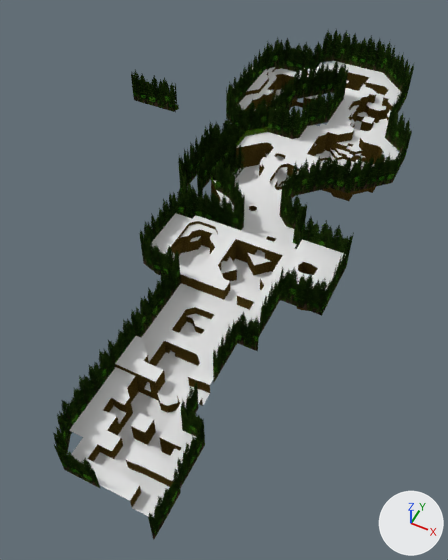
Two versions of the Blender file Blends/level-6.blend, one commit apart.
One viewpoint serves both versions: a 50 mm camera at (145.0, -325.0, 248.0) aimed at (38.0, -112.0, -18.0). Every picture has the same lights, and +X, +Y and +Z are marked at lower right. The older version comes first.

The older version as bpy lines, for what is in view:
```python
me_level_6 = bpy.data.meshes.new('level-6')
me_level_6.from_pydata(...)  # 5262 vertices, 5390 faces; spans x -28.0..105.0, y -256.0..98.0, z -12.0..30.0
me_level_6.polygons.foreach_set('use_smooth', [True] * 5390)
# faces by material slot: [2576, 2814]
me_level_6.materials.append(mat_terrain)  # its picture is missing
me_level_6.materials.append(mat_dirt_wall)  # picture img_dirt_wall_png
me_level_6_tree_wall = bpy.data.meshes.new('level-6-tree-wall')
me_level_6_tree_wall.from_pydata(...)  # 178 vertices, 69 faces; spans x -90.0..105.0, y -262.0..98.0, z -6.0..48.0
me_level_6_tree_wall.polygons.foreach_set('use_smooth', [True] * 69)
# faces by material slot: [2, 63, 4]
me_level_6_tree_wall.materials.append(mat_tree_wall)
me_level_6_tree_wall.materials.append(mat_tree_wall_solid)
me_level_6_tree_wall.materials.append(mat_blackberry_wall)
# before: 156 (74.0, -192.0, 11.0) at pixel (213, 383), 157 (74.0, -192.0, 37.0) at pixel (212, 349), 164 (32.0, -242.0, 11.0) at pixel (70, 434), 165 (32.0, -242.0, 37.0), 170 (84.0, -242.0, 33.0) at pixel (177, 463)
# before: 171 (84.0, -242.0, 8.0) at pixel (180, 492), 172 (39.0, -256.0, 11.0) at pixel (64, 469), 173 (39.0, -256.0, 37.0), 174 (84.0, -262.0, 8.0) at pixel (153, 540), 175 (84.0, -262.0, 33.0) at pixel (147, 514)
# before: 176 (56.0, -256.0, 11.0) at pixel (100, 488), 177 (56.0, -256.0, 37.0)
ob_level_6 = bpy.data.objects.new('level-6', me_level_6)
ob_level_6.location = (0.0, 0.0, 0.0)
_m = ob_level_6.modifiers.new('EdgeSplit', 'EDGE_SPLIT')
_m.use_edge_angle = False
ob_level_6_tree_wall = bpy.data.objects.new('level-6-tree-wall', me_level_6_tree_wall)
ob_level_6_tree_wall.location = (0.0, 0.0, 0.0)
```
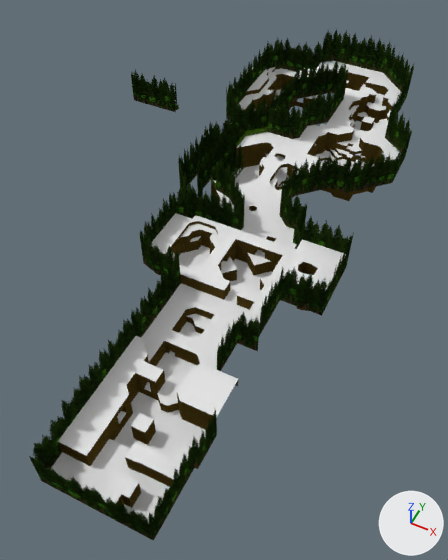
Commit message: working on level 6

Changed parts and their boxes (x1, y1, x2, y2) in the pictures (448 x 560 px; the box of a moved part takes in the faces that stretch with it):
'level-6', reshaped
    before: (69, 61, 402, 517)
    after: (52, 61, 402, 523)
'level-6-tree-wall', reshaped (7% wider)
    before: (53, 28, 414, 540)
    after: (29, 28, 414, 541)
part 1 of me_level_6, built on
    before: (69, 367, 213, 501)
    after: (52, 364, 238, 523)
part 2 of me_level_6, surface changed
    both: (74, 346, 218, 517)
part 3 of me_level_6, recoloured
    before: (176, 404, 186, 478)
    after: (172, 401, 187, 482)
part 4 of me_level_6, recoloured
    before: (115, 364, 122, 370)
    after: (111, 364, 187, 445)
part 5 of me_level_6_tree_wall, deleted
    before: (177, 381, 205, 488)
part 6 of me_level_6_tree_wall, moved or reshaped
    before: (53, 411, 101, 489)
    after: (29, 408, 217, 541)

Diff of the bpy script that builds the scene:
```diff
--- a/Blends/level-6.blend.py
+++ b/Blends/level-6.blend.py
@@ me_level_6 @@
 # used by ob_level_6; location = (0.0, 0.0, 0.0)
-me_level_6.from_pydata(...)  # 5262 vertices, 5390 faces; spans x -28.0..105.0, y -256.0..98.0, z -12.0..30.0
+me_level_6.from_pydata(...)  # 5444 vertices, 5564 faces; spans x -28.0..105.0, y -262.0..98.0, z -12.0..30.0
+# me_level_6 part 1: 53 vertices moved from x 32.0..84.0, y -252.0..-192.0, z 8.0..14.0 to x 32.0..84.0, y -256.0..-189.0, z 2.0..17.0; 80 vertices removed from x 32.0..84.0, y -256.0..-192.0, z 8.0..14.0; 262 vertices added at x 32.0..84.0, y -262.0..-189.0, z 2.0..17.0
+# me_level_6 part 2: 5245 kept faces spanning x -28.0..105.0, y -256.0..98.0, z -12.0..30.0 get new texture (UV) coordinates
+# me_level_6 part 3: 3 faces spanning x 66.0..84.0, y -242.0..-210.0, z 14.0..17.0 switch from mat_terrain (its picture is missing) to mat_dirt_wall (picture img_dirt_wall_png)
+# me_level_6 part 4: 3 faces spanning x 32.0..73.0, y -220.0..-206.0, z 2.0..17.0 switch from mat_dirt_wall (picture img_dirt_wall_png) to mat_terrain (its picture is missing)
@@ me_level_6_tree_wall @@
 # used by ob_level_6_tree_wall; location = (0.0, 0.0, 0.0)
 # verts and faces of me_level_6_tree_wall; kept vertices keep their numbers, new ones are numbered from 178
-me_level_6_tree_wall.from_pydata(...)  # 178 vertices, 69 faces; spans x -90.0..105.0, y -262.0..98.0, z -6.0..48.0
+me_level_6_tree_wall.from_pydata(...)  # 174 vertices, 67 faces; spans x -90.0..105.0, y -262.0..98.0, z -6.0..48.0
+# me_level_6_tree_wall part 5: the loose piece of 8 vertices spanning x 74.0..84.0, y -242.0..-206.0, z 11.0..37.0 is deleted
+# me_level_6_tree_wall part 6
+delete_vertices([172, 173, 176, 177])  # with the faces that use them
+verts[156] = (74.0, -189.0, 11.0)  # moved
+verts[157] = (74.0, -189.0, 37.0)  # moved, pixel (216, 343)
+verts[170] = (84.0, -228.0, 33.0)  # moved
+verts[171] = (84.0, -228.0, 8.0)  # moved, pixel (197, 462)
+verts[178] = (84.0, -210.0, 2.0)  # pixel (216, 435)
+verts[179] = (32.0, -242.0, 8.0)
+verts[180] = (84.0, -228.0, 2.0)  # pixel (197, 469)
+verts[181] = (32.0, -262.0, 8.0)  # pixel (41, 481)
+for new, old in zip([*range(182, 186)], [*range(178, 182)]): verts[new] = verts[old] + (0.0, 0.0, 25.0)
+faces += [(178, 180, 184, 182), (179, 183, 185, 181), (174, 181, 185, 175)]  # mat_tree_wall_solid
 me_level_6_tree_wall.materials.append(mat_tree_wall)
```
